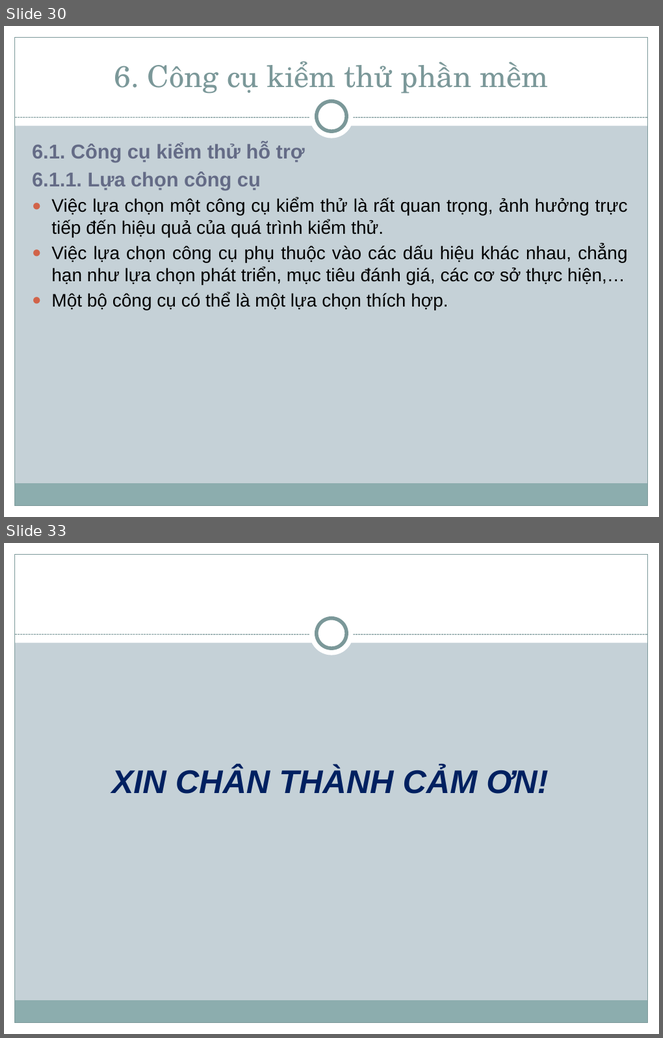
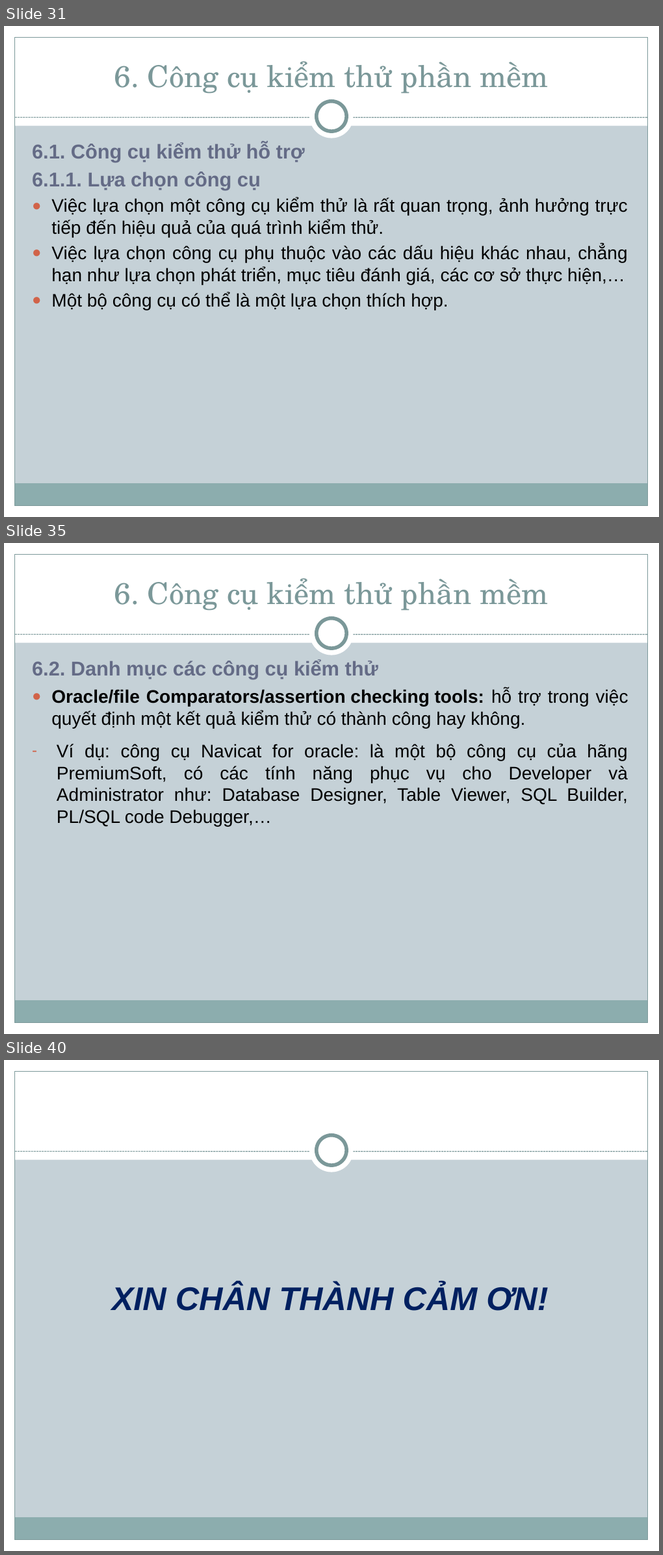
Before and after one commit to nguyenhoainam0612/congnghephanmem, a slide deck: Group 4 - Chapter 4 - Software Testing/Group4_Chapter4_Sofware Testing.pptx. Shown one above the other, each under a label of ours: slides 30 and 33 before the commit, slides 31, 35 and 40 after it; the slides between them are not shown. The pictures are 663x1038 and 663x1555 pixels, drawn with LibreOffice and Linux fonts; fonts in the diff are those of the drawing. Boxes give left, top, right and bottom in pixels: in the first picture for what was removed or moved away, otherwise in the second. Text is boxed around its words. In the diff, an @@ line names an element or a change of style, - is before the commit and + after.

```diff
--- a/Group 4 - Chapter 4 - Software Testing/Group4_Chapter4_Sofware Testing.pptx
+++ b/Group 4 - Chapter 4 - Software Testing/Group4_Chapter4_Sofware Testing.pptx
@@ slide 35 added at <box>4,543,659,1034</box>, background #C5D1D7; not listed: 9 template elements that a slide beside it also shows @@
@@ title added at <box>114,578,548,611</box>, 33 pt, text #7C999A @@
+6. Công cụ kiểm thử phần mềm
@@ text added at <box>32,659,629,826</box>, 20 pt, text #000000 @@
+  6.2. Danh mục các công cụ kiểm thử
+  ● Oracle/file Comparators/assertion checking tools: hỗ trợ trong việc quyết định một kết quả kiểm thử có thành công hay không.
+  – Ví dụ: công cụ Navicat for oracle: là một bộ công cụ của hãng PremiumSoft, có các tính năng phục vụ cho Developer và Administrator như: Database Designer, Table Viewer, SQL Builder, PL/SQL code Debugger,…
@@ what was slide 30 is now slide 31 @@
@@ what was slide 33 is now slide 40 @@
```
Also in this commit, not shown: 3 slides changed, 6 other slides added.
